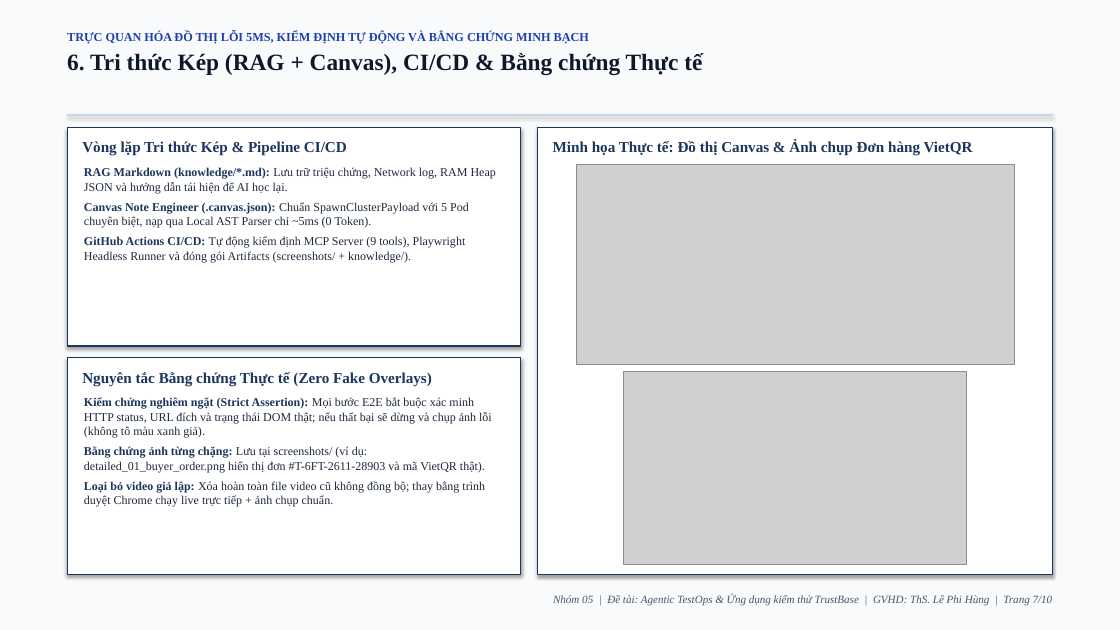
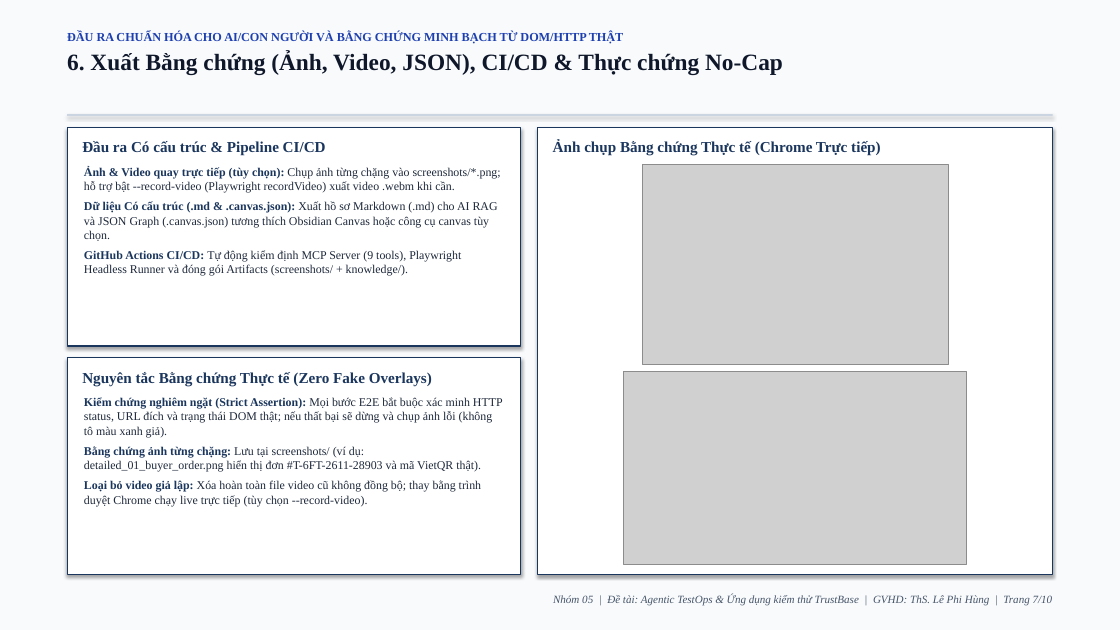
Before and after one commit to justpassingByte/agentic-test-ops, a slide deck: slide 7 of Nhom05_AgenticTestOps_ThuyetTrinh.pptx. Drawn at 1120x630 pixels with LibreOffice and Linux fonts; fonts in the diff are those of the drawing; grey boxes stand for pictures. Boxes give left, top, right and bottom in pixels: in the first picture for what was removed or moved away, otherwise in the second. Text is boxed around its words. In the diff, an @@ line names an element or a change of style, - is before the commit and + after.

```diff
--- a/Nhom05_AgenticTestOps_ThuyetTrinh.pptx
+++ b/Nhom05_AgenticTestOps_ThuyetTrinh.pptx
@@ text at bbox=[67, 32, 783, 75]: text changed @@
-TRỰC QUAN HÓA ĐỒ THỊ LỖI 5MS, KIỂM ĐỊNH TỰ ĐỘNG VÀ BẰNG CHỨNG MINH BẠCH
-6. Tri thức Kép (RAG + Canvas), CI/CD & Bằng chứng Thực tế
+ĐẦU RA CHUẨN HÓA CHO AI/CON NGƯỜI VÀ BẰNG CHỨNG MINH BẠCH TỪ DOM/HTTP THẬT
+6. Xuất Bằng chứng (Ảnh, Video, JSON), CI/CD & Thực chứng No-Cap
@@ text at bbox=[82, 141, 326, 156]: text changed @@
-Vòng lặp Tri thức Kép & Pipeline CI/CD
+Đầu ra Có cấu trúc & Pipeline CI/CD
@@ text at bbox=[553, 140, 880, 156]: text changed @@
-Minh họa Thực tế: Đồ thị Canvas & Ảnh chụp Đơn hàng VietQR
+Ảnh chụp Bằng chứng Thực tế (Chrome Trực tiếp)
@@ text at bbox=[84, 167, 501, 241]: text changed; size 10.3 to 10.2 pt @@
-RAG Markdown (knowledge/*.md): Lưu trữ triệu chứng, Network log, RAM Heap JSON và hướng dẫn tái hiện để AI học lại.
-Canvas Note Engineer (.canvas.json): Chuẩn SpawnClusterPayload với 5 Pod chuyên biệt, nạp qua Local AST Parser chỉ ~5ms (0 Token).
+Ảnh & Video quay trực tiếp (tùy chọn): Chụp ảnh từng chặng vào screenshots/*.png; hỗ trợ bật --record-video (Playwright recordVideo) xuất video .webm khi cần.
+Dữ liệu Có cấu trúc (.md & .canvas.json): Xuất hồ sơ Markdown (.md) cho AI RAG và JSON Graph (.canvas.json) tương thích Obsidian Canvas hoặc công cụ canvas tùy chọn.
@@ picture: place and size @@
-picture at bbox=[576, 165, 1015, 365]
+picture at bbox=[643, 165, 949, 365]
@@ text at bbox=[84, 250, 461, 276]: size 10.3 to 10.2 pt in "GitHub Actions CI/CD: Tự động kiểm định ..." @@
@@ text at bbox=[84, 397, 503, 472]: size 10.3 to 10.2 pt in "Kiểm chứng nghiêm ngặt (Strict Assertion): Mọi ...", "Bằng chứng ảnh từng chặng: Lưu tại ..." @@
@@ text at bbox=[84, 480, 481, 506]: text changed; size 10.3 to 10.2 pt @@
-Loại bỏ video giả lập: Xóa hoàn toàn file video cũ không đồng bộ; thay bằng trình duyệt Chrome chạy live trực tiếp + ảnh chụp chuẩn.
+Loại bỏ video giả lập: Xóa hoàn toàn file video cũ không đồng bộ; thay bằng trình duyệt Chrome chạy live trực tiếp (tùy chọn --record-video).
```
Also in this commit, not shown: 6 other slides changed, 8 other files.
